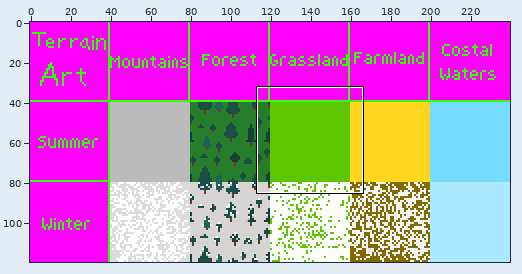
Edited in one commit: sprite sheet (images/world_terrain.png). The picture above shows the old version from afar; the outline marks the close-up.
Close-up. Before the commit:
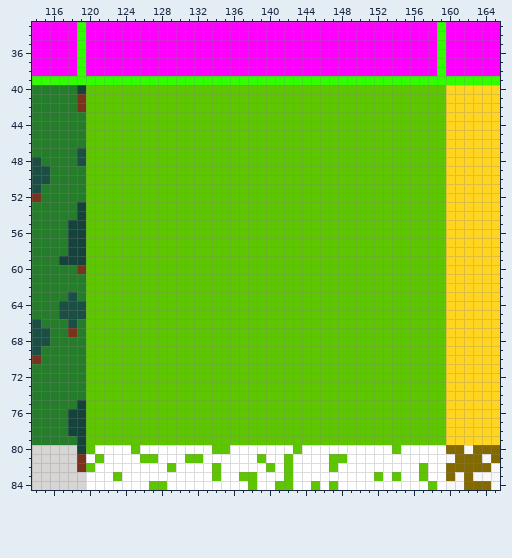
The file is 240x120 pixels. Colours within 5 levels of each other are drawn and written as one. Shown: x 114..165, y 33..84.
The same view after the edit:
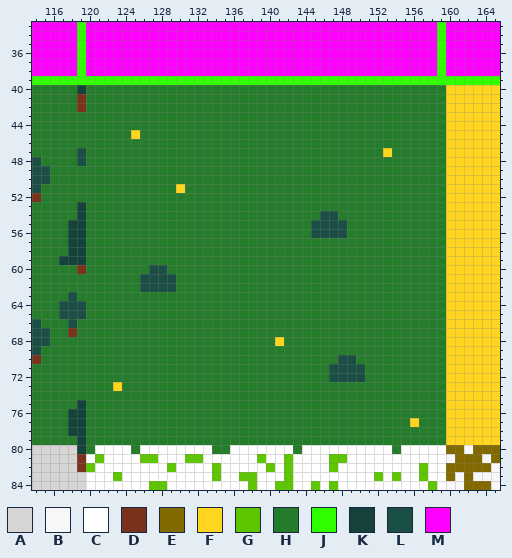
Palette (. is transparent): A #d7d4d4  B #f8f8f8  C #ffffff  D #7a321c  E #836a00  F #ffd520  G #5dc600  H #257d2c  J #31ff00  K #15433b  L #1b4e44  M #ff00ff
Change:
Colour G becomes colour F in row 45 at x 125; in row 47 at x 153; in row 51 at x 130; in row 68 at x 141; in row 73 at x 123; in row 77 at x 156.
Colour G becomes colour H in rows 40 to 44 at x 120 to 159; in row 45 at x 120 to 124 and 126 to 159; in row 46 at x 120 to 159; in row 47 at x 120 to 152 and 154 to 159; in rows 48 to 50 at x 120 to 159; in row 51 at x 120 to 129 and 131 to 159.
Colour G becomes colour H in rows 52 to 53 at x 120 to 159; in row 54 at x 120 to 145 and 148 to 159; in rows 55 to 56 at x 120 to 144 and 149 to 159; in rows 57 to 59 at x 120 to 159; in row 60 at x 120 to 126 and 129 to 159; in rows 61 to 62 at x 120 to 125 and 130 to 159.
Colour G becomes colour H in rows 63 to 67 at x 120 to 159; in row 68 at x 120 to 140 and 142 to 159; in row 69 at x 120 to 159; in row 70 at x 120 to 147 and 150 to 159; in rows 71 to 72 at x 120 to 146 and 151 to 159; in row 73 at x 120 to 122 and 124 to 159.
Colour G becomes colour H in rows 74 to 76 at x 120 to 159; in row 77 at x 120 to 155 and 157 to 159; in rows 78 to 79 at x 120 to 159; in row 80 at x 120, 125, 134 to 135, 143 and 154.
Colour G becomes colour L in row 54 at x 146 to 147; in rows 55 to 56 at x 145 to 148; in row 60 at x 127 to 128; in rows 61 to 62 at x 126 to 129; in row 70 at x 148 to 149; in rows 71 to 72 at x 147 to 150.
Pixel boxes of the changes (left, top, right, bottom) in both close-ups:
changed: (86, 85, 446, 454)
